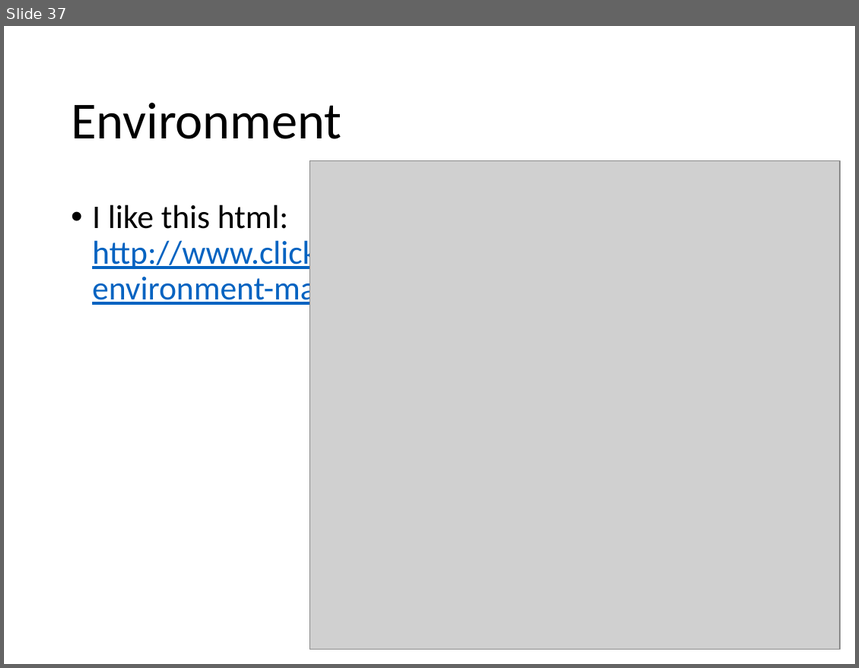
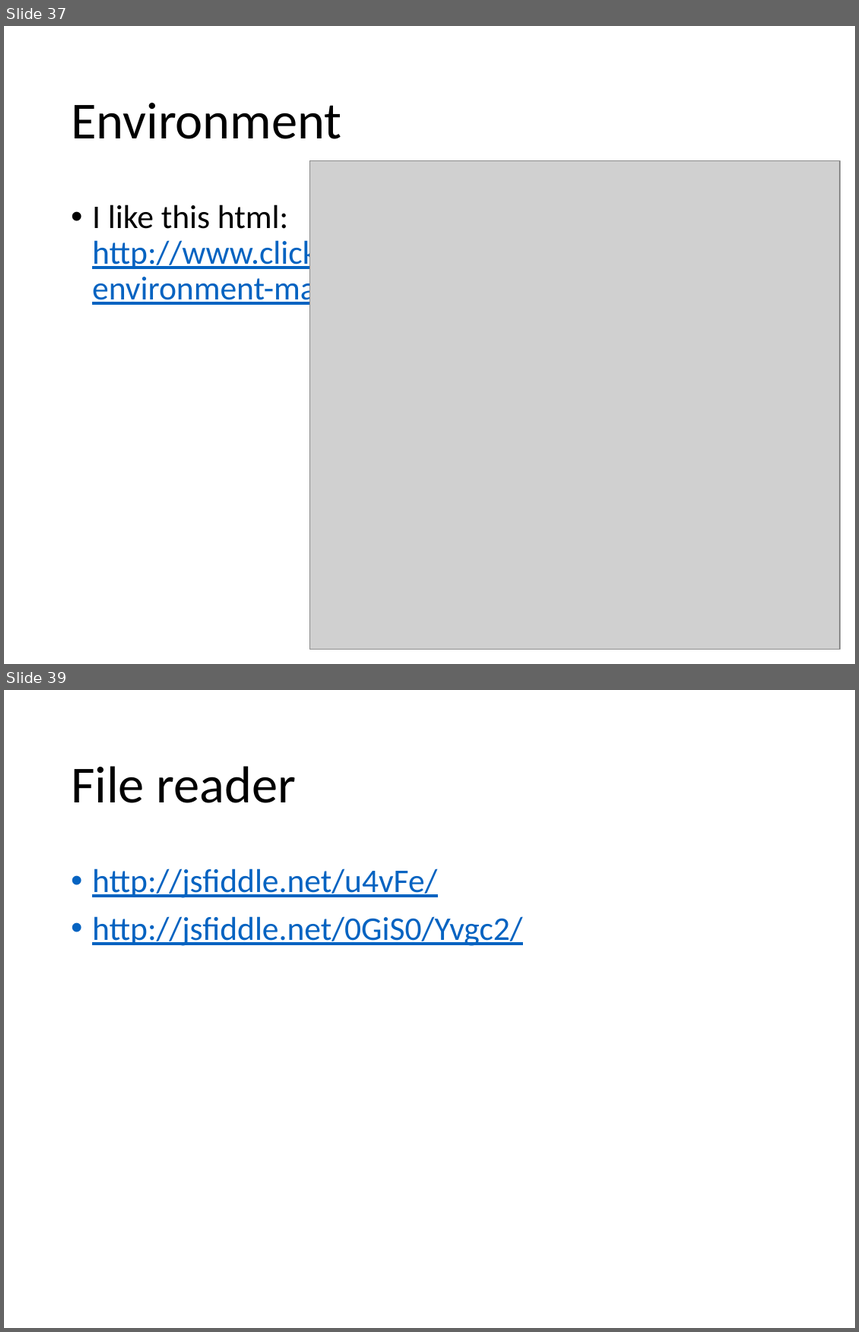
Before and after one commit to caa1211/tutsplus, a slide deck: threejs-tuts-4.pptx. Shown one above the other, each under a label of ours: slide 37 before the commit, slides 37 and 39 after it; the slides between them are not shown. The pictures are 859x668 and 859x1332 pixels, drawn with LibreOffice and Linux fonts; fonts in the diff are those of the drawing; grey boxes stand for pictures. Boxes give left, top, right and bottom in pixels: in the first picture for what was removed or moved away, otherwise in the second. Text is boxed around its words. In the diff, an @@ line names an element or a change of style, - is before the commit and + after.

```diff
--- a/threejs-tuts-4.pptx
+++ b/threejs-tuts-4.pptx
@@ slide 39 added at [4, 690, 855, 1328], background #FFFFFF @@
@@ title added at [71, 766, 296, 803], 44 pt, text #000000 @@
+File reader
@@ text added at [92, 869, 523, 946], 28 pt, text #0563C1, underline @@
+• http://jsfiddle.net/u4vFe/
+• http://jsfiddle.net/0GiS0/Yvgc2/
```
Also in this commit, not shown: 3 other slides added, 2 slides removed, 27 other files.
